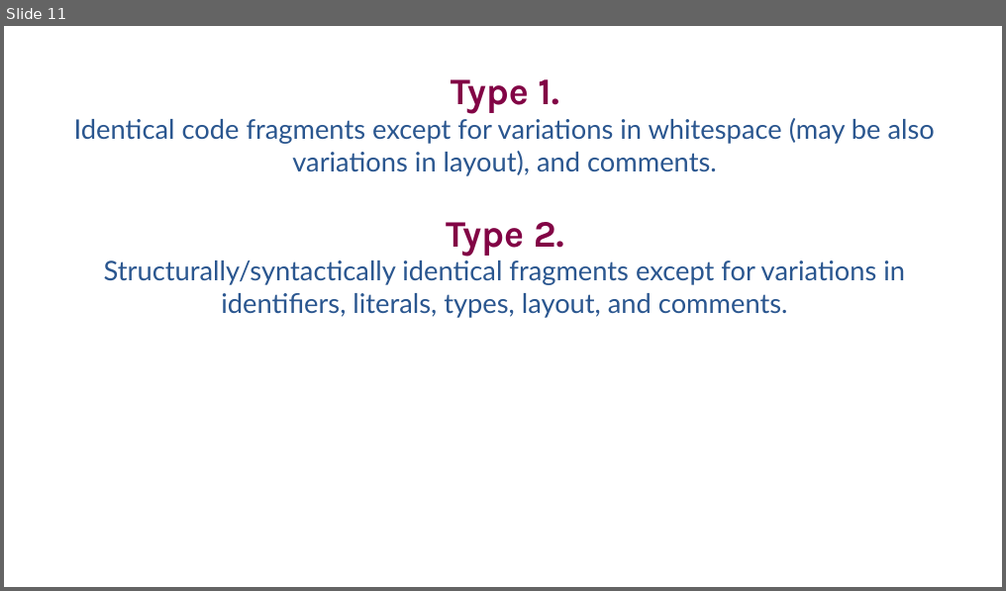
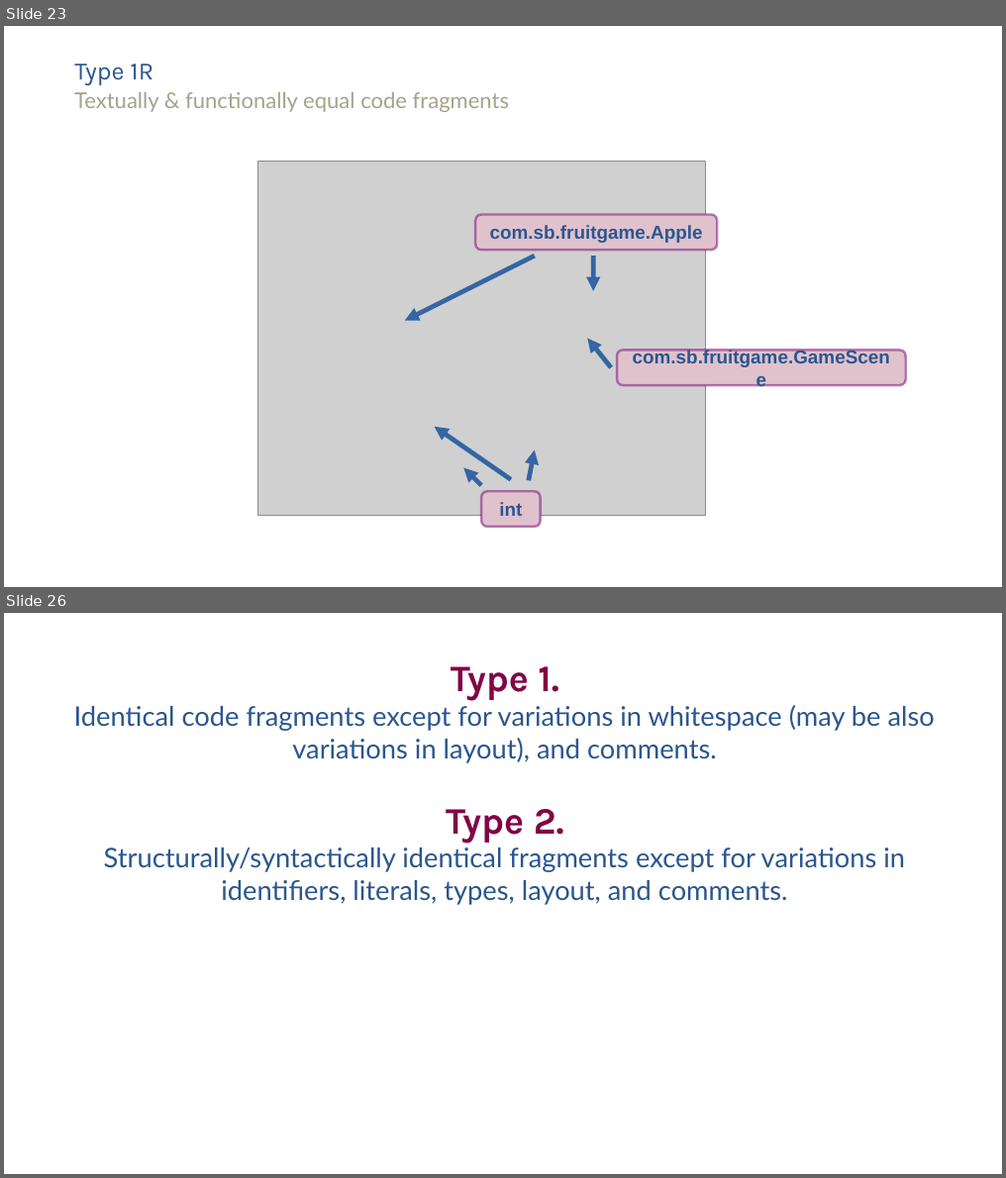
Before and after one commit to SimonBaars/Master-Thesis-Simon-Baars, a slide deck: presentations/FinalPresentation.odp. Shown one above the other, each under a label of ours: slide 11 before the commit, slides 23 and 26 after it; the slides between them are not shown. The pictures are 1006x591 and 1006x1178 pixels, drawn with LibreOffice and Linux fonts; fonts in the diff are those of the drawing; grey boxes stand for pictures. Boxes give left, top, right and bottom in pixels: in the first picture for what was removed or moved away, otherwise in the second. Text is boxed around its words. In the diff, an @@ line names an element or a change of style, - is before the commit and + after.

```diff
--- a/presentations/FinalPresentation.odp
+++ b/presentations/FinalPresentation.odp
@@ slide 23 added at (4,26,1002,587), background #FFFFFF @@
@@ free added at (74,56,924,88), 24 pt, text #2A568F @@
+Type 1R
@@ free added at (74,88,924,120), 21 pt, text #A4A38F @@
+Textually & functionally equal code fragments
@@ picture added at (257,162,706,515) @@
@@ rounded rectangle added at (475,215,718,250), fill #E0C2CD, outline #780373 2.3 pt, 18 pt, text #2A568F, bold @@
+com.sb.fruitgame.Apple
@@ arrow added from (535, 256) to (405, 321), #3465A4 4.51 pt @@
@@ arrow added from (593, 256) to (593, 291), #3465A4 4.51 pt @@
@@ arrow added from (611, 369) to (588, 338), #3465A4 4.51 pt @@
@@ rounded rectangle added at (617,350,906,385), fill #E0C2CD, outline #780373 2.3 pt, 18 pt, text #2A568F, bold @@
+com.sb.fruitgame.GameScene
@@ arrow added from (511, 479) to (435, 427), #3465A4 4.51 pt @@
@@ arrow added from (481, 485) to (463, 469), #3465A4 4.51 pt @@
@@ arrow added from (529, 481) to (535, 451), #3465A4 4.51 pt @@
@@ rounded rectangle added at (481,491,541,527), fill #E0C2CD, outline #780373 2.3 pt, 18 pt, text #2A568F, bold @@
+int
@@ what was slide 11 is now slide 26 @@
```
Also in this commit, not shown: 18 slides changed, 19 other slides added.
